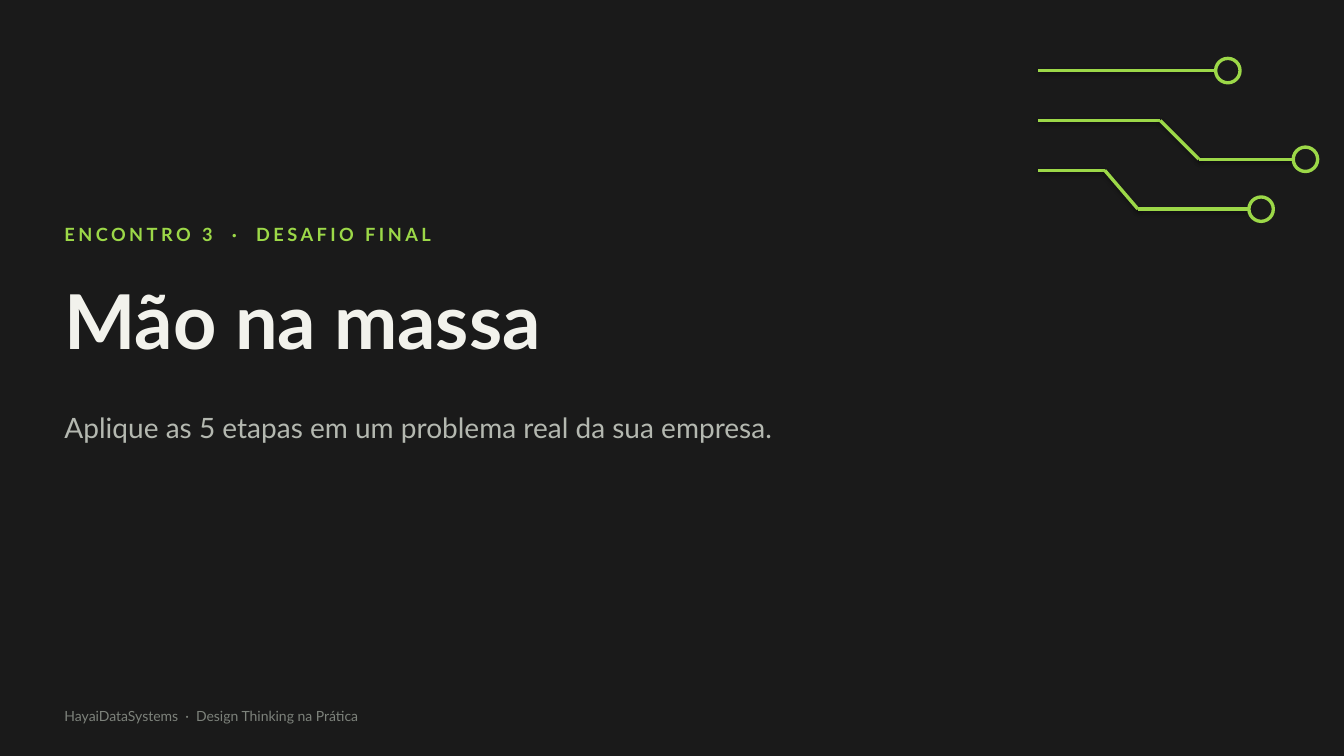
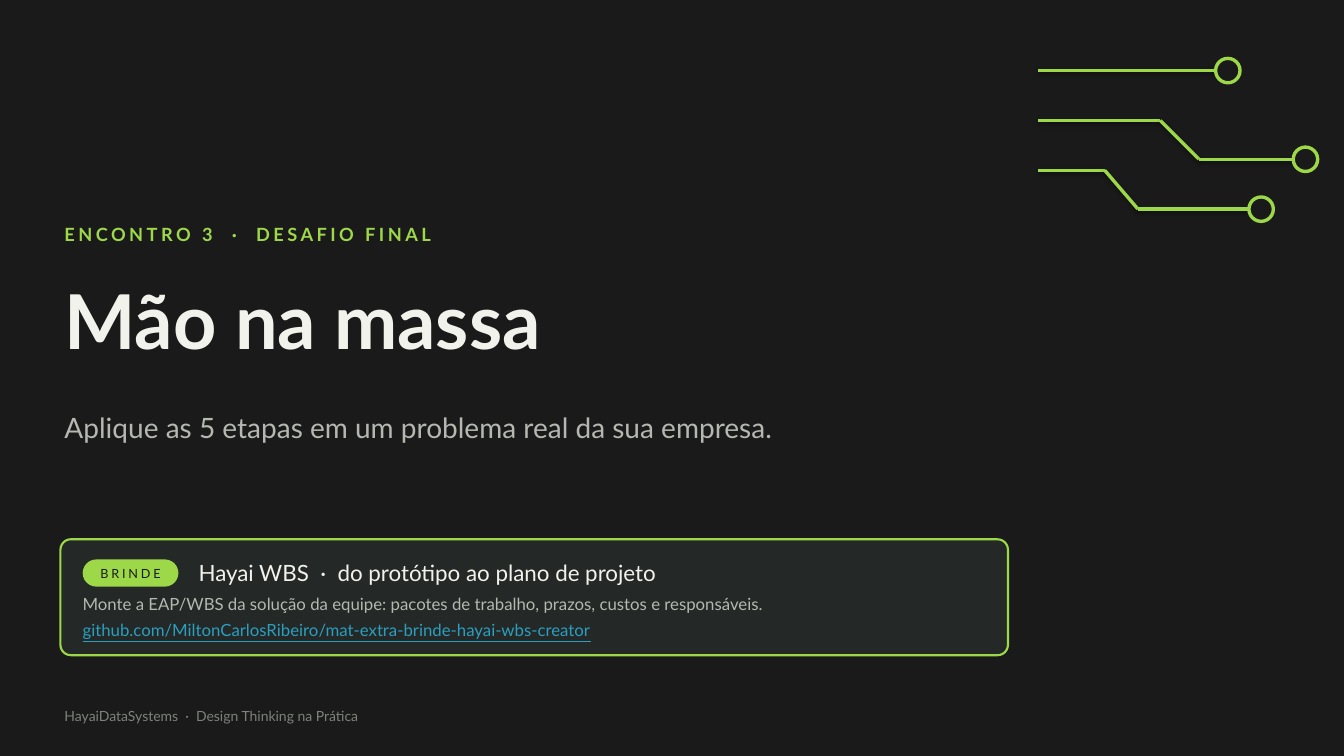
Before and after one commit to MiltonCarlosRibeiro/train-design-thinking-process, a slide deck: slide 82 of DT_na_Pratica_Slides-transflow.pptx (slide 81 before the commit). Drawn at 1344x756 pixels with LibreOffice and Linux fonts; fonts in the diff are those of the drawing. Boxes give left, top, right and bottom in pixels: in the first picture for what was removed or moved away, otherwise in the second. Text is boxed around its words. In the diff, an @@ line names an element or a change of style, - is before the commit and + after.

```diff
--- a/DT_na_Pratica_Slides-transflow.pptx
+++ b/DT_na_Pratica_Slides-transflow.pptx
@@ group added at (60,539,1008,655): 3 texts, 2 rounded rectangles @@
+BRINDE
+Hayai WBS · do protótipo ao plano de projeto
+Monte a EAP/WBS da solução da equipe: pacotes de trabalho, prazos, custos e responsáveis.
+github.com/MiltonCarlosRibeiro/mat-extra-brinde-hayai-wbs-creator
```
Also in this commit, not shown: 7 other slides changed, 1 slide added, 13 other files.
